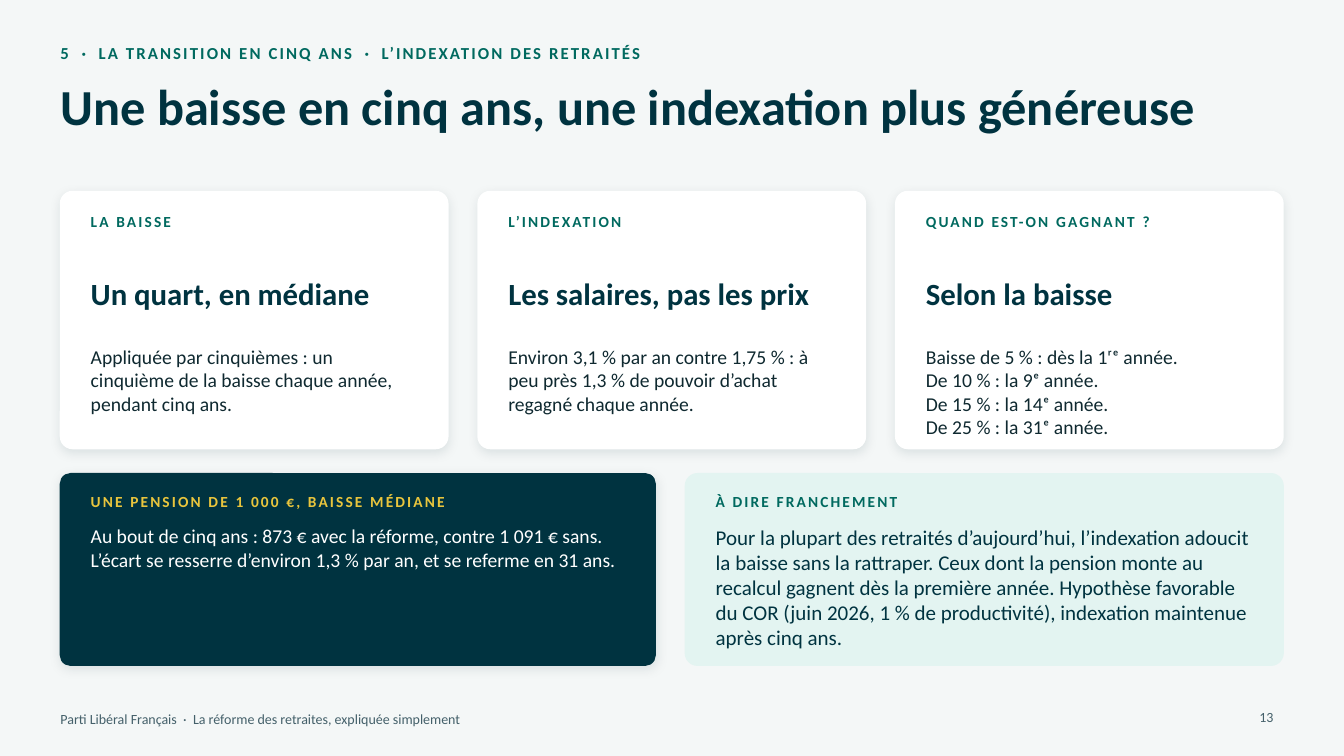
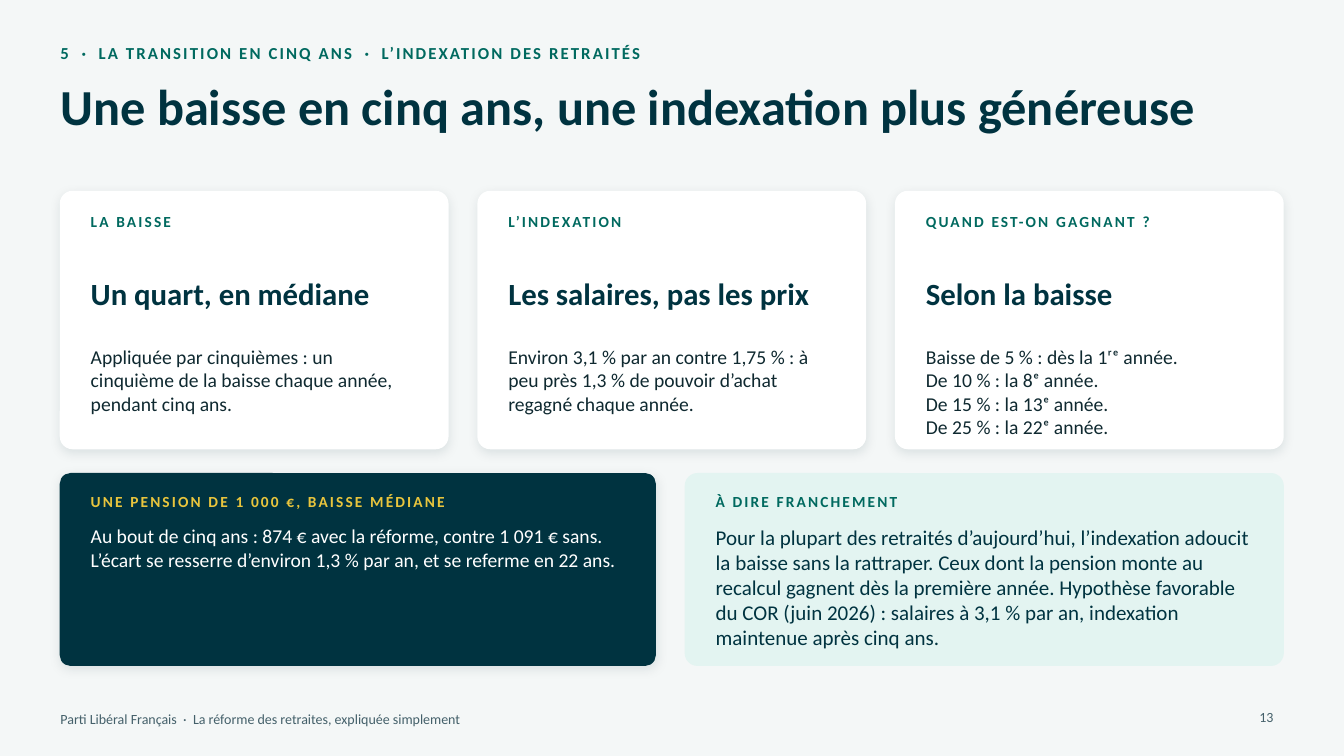
Before and after one commit to g-pliberal/retraitecomptenotionelle, a slide deck: slide 13 of docs/presentation_adherents_17_novembre_2026.pptx. Drawn at 1344x756 pixels with LibreOffice and Linux fonts; fonts in the diff are those of the drawing. Boxes give left, top, right and bottom in pixels: in the first picture for what was removed or moved away, otherwise in the second. Text is boxed around its words. In the diff, an @@ line names an element or a change of style, - is before the commit and + after.

```diff
--- a/docs/presentation_adherents_17_novembre_2026.pptx
+++ b/docs/presentation_adherents_17_novembre_2026.pptx
@@ text at (x1=926, y1=373, x2=1108, y2=434): text changed @@
-De 10 % : la 9ᵉ année.
-De 15 % : la 14ᵉ année.
-De 25 % : la 31ᵉ année.
+De 10 % : la 8ᵉ année.
+De 15 % : la 13ᵉ année.
+De 25 % : la 22ᵉ année.
@@ text at (x1=91, y1=529, x2=615, y2=570): text changed @@
-Au bout de cinq ans : 873 € avec la réforme, contre 1 091 € sans. L’écart se resserre d’environ 1,3 % par an, et se referme en 31 ans.
+Au bout de cinq ans : 874 € avec la réforme, contre 1 091 € sans. L’écart se resserre d’environ 1,3 % par an, et se referme en 22 ans.
@@ text at (x1=716, y1=530, x2=1249, y2=649): text changed @@
-Pour la plupart des retraités d’aujourd’hui, l’indexation adoucit la baisse sans la rattraper. Ceux dont la pension monte au recalcul gagnent dès la première année. Hypothèse favorable du COR (juin 2026, 1 % de productivité), indexation maintenue après cinq ans.
+Pour la plupart des retraités d’aujourd’hui, l’indexation adoucit la baisse sans la rattraper. Ceux dont la pension monte au recalcul gagnent dès la première année. Hypothèse favorable du COR (juin 2026) : salaires à 3,1 % par an, indexation maintenue après cinq ans.
```
Also in this commit, not shown: 1 other slide changed.
